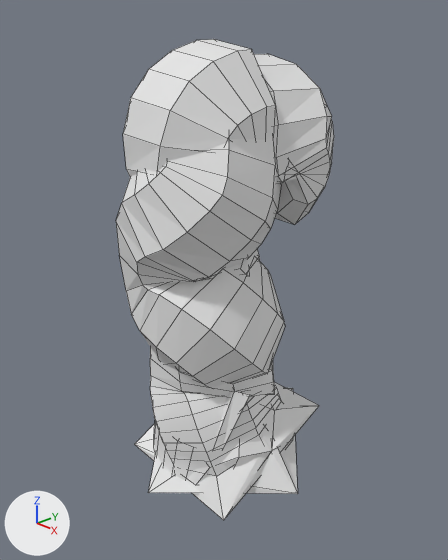
A saved change to the Blender file Data/Blender/Shaina/weapon.blend.
Camera for both pictures: a 50 mm camera at (1.394, -1.318, 1.69) aimed at (-0.035, 0.034, 0.879). The axes (+X, +Y, +Z) are drawn at lower left. The lights are the same throughout. Mesh edges are drawn as thin lines.

Names of what the first picture shows: 'Vert'.
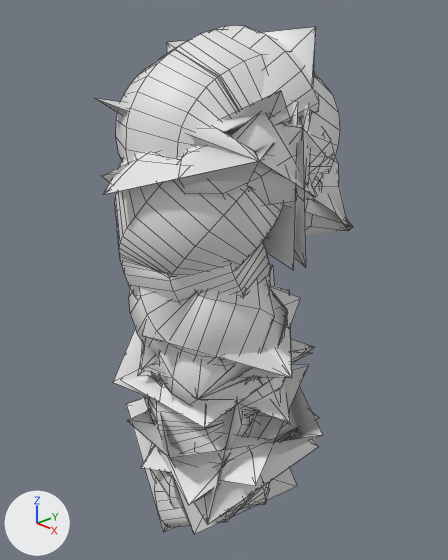
Location of each change, (x1, y1, x2, y2) in pixels of the pictures (448 x 560 px):
'Vert', reshaped, modifiers changed (17% wider)
    before: (116, 39, 334, 520)
    after: (97, 26, 353, 535)

The change, as a diff of the scene's bpy script:
```diff
--- a/Data/Blender/Shaina/weapon.blend.py
+++ b/Data/Blender/Shaina/weapon.blend.py
@@ me_vert @@
 # used by ob_vert; location = (0.025, -0.011, 0.256)
-me_vert.from_pydata(...)  # 41 vertices, 0 faces, 40 loose edges; spans x -0.062..0.011, y -0.134..0.195, z 0.0..1.184
+me_vert.from_pydata(...)  # 139 vertices, 0 faces, 140 loose edges; spans x -0.068..0.009, y -0.13..0.194, z -0.251..1.211
+# me_vert part 1
+# 35 vertices are removed from x -0.062..0.011, y -0.134..0.195, z 0.0..1.184
+# 38 loose edges are deleted
+# 133 vertices are added at x -0.068..0.009, y -0.13..0.194, z -0.251..1.211
+# 138 loose edges are added
@@ ob_vert @@
 _m = ob_vert.modifiers.new('Skin', 'SKIN')
+_m.use_smooth_shade = True
 _m = ob_vert.modifiers.new('Subdivision', 'SUBSURF')
```
